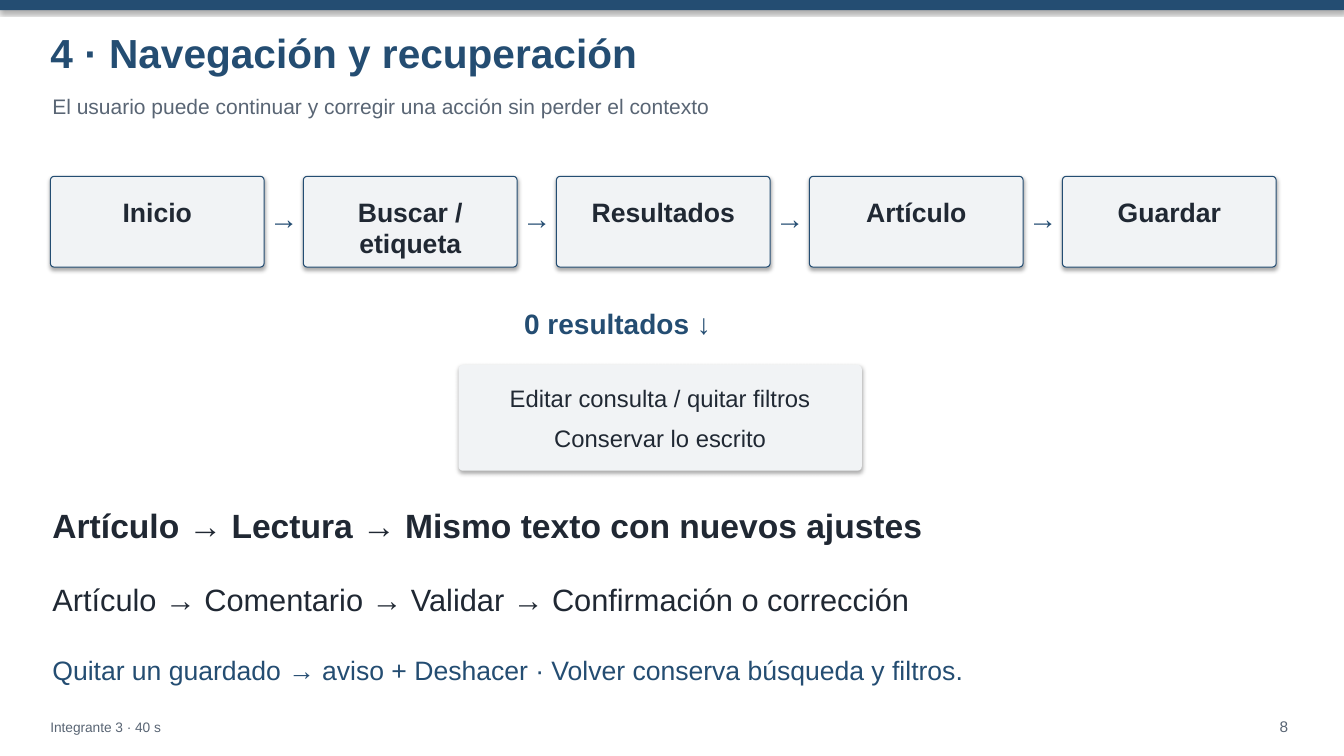
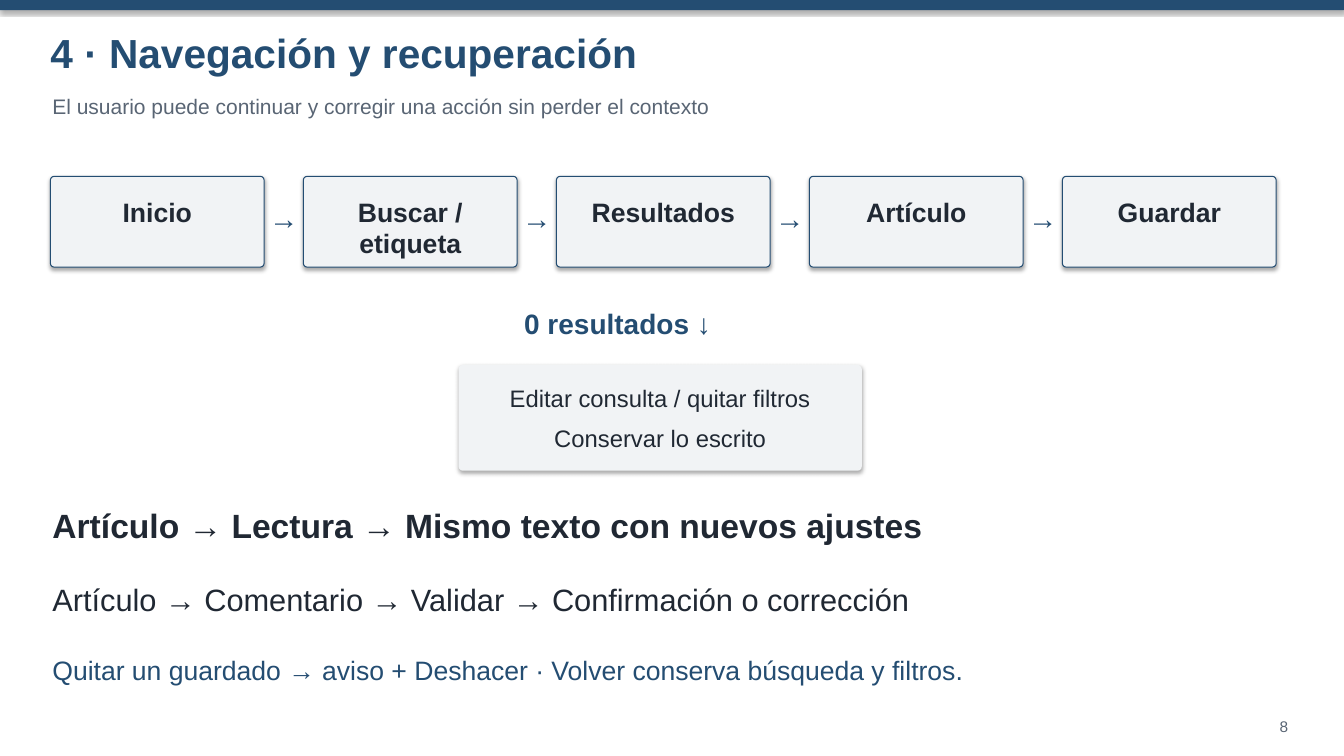
Before and after one commit to alexandruraboaca00/Practica_interfaces_usuario_2026, a slide deck: slide 8 of doc/Pausa_Presentacion_Punto_6.pptx. Drawn at 1344x756 pixels with LibreOffice and Linux fonts; fonts in the diff are those of the drawing. Boxes give left, top, right and bottom in pixels: in the first picture for what was removed or moved away, otherwise in the second. Text is boxed around its words. In the diff, an @@ line names an element or a change of style, - is before the commit and + after.

```diff
--- a/doc/Pausa_Presentacion_Punto_6.pptx
+++ b/doc/Pausa_Presentacion_Punto_6.pptx
@@ text removed at [50, 722, 161, 735] @@
-Integrante 3 · 40 s
```
Also in this commit, not shown: 11 other slides changed, 1 slide added, 1 slide removed, 2 other files.
